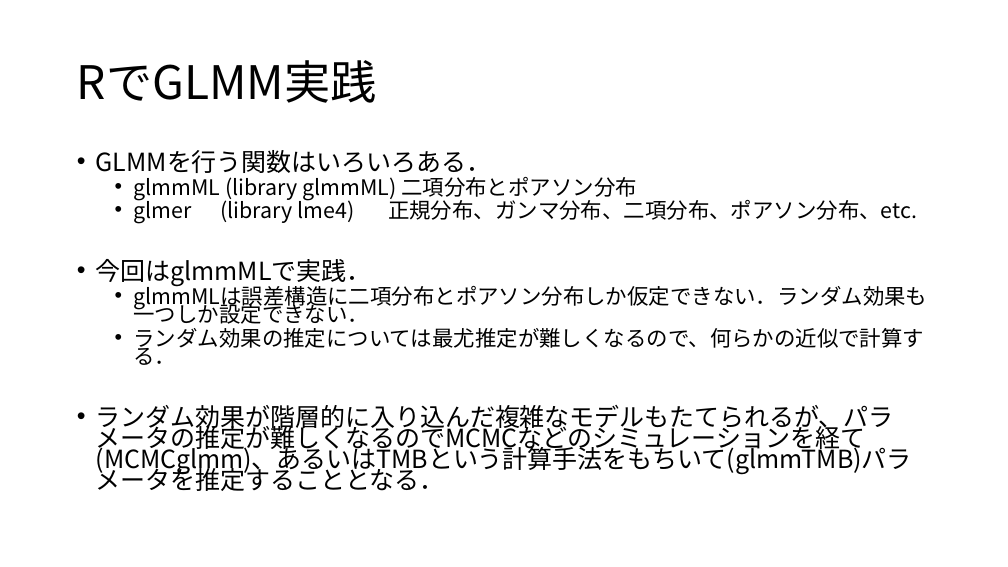
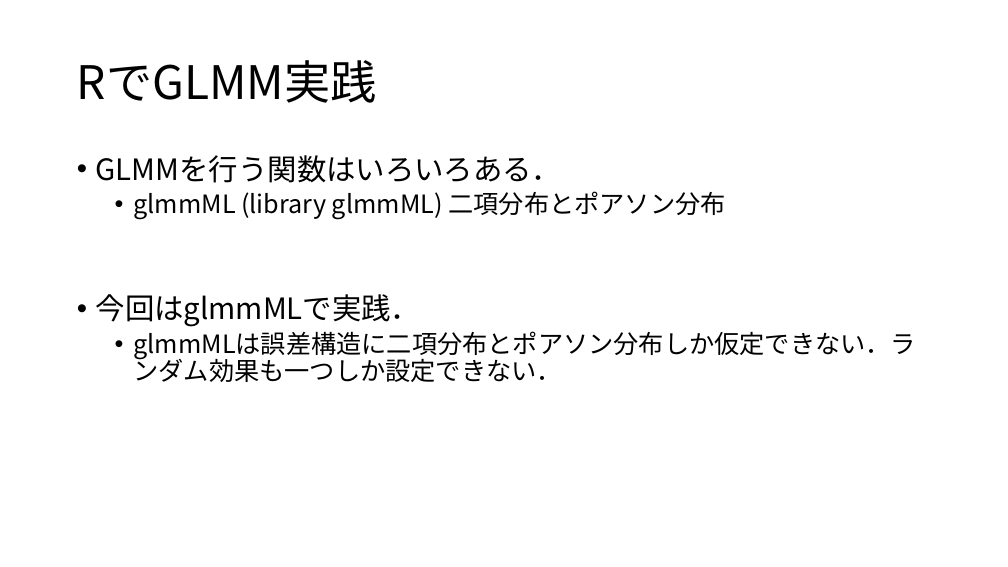
Before and after one commit to KoHMB/Shigen_kensyu_FRA, a slide deck: slide 5 of R/スライド/第30回.pptx. Drawn at 1008x567 pixels with LibreOffice and Linux fonts; fonts in the diff are those of the drawing. Boxes give left, top, right and bottom in pixels: in the first picture for what was removed or moved away, otherwise in the second. Text is boxed around its words. In the diff, an @@ line names an element or a change of style, - is before the commit and + after.

```diff
--- a/R/スライド/第30回.pptx
+++ b/R/スライド/第30回.pptx
@@ text "GLMMを行う関数はいろいろある．" at box(96, 155, 917, 382): size 23.8 to 28 pt in "GLMMを行う関数はいろいろある．", "今回はglmmMLで実践．"; size 20.4 to 24 pt in "glmmML (library glmmML) 二項分布とポアソン分布", "glmmMLは誤差構造に二項分布とポアソン分布しか仮定できない．ランダム効果も一つしか設定できない．"; line spacing 0.7 to 0.9 @@
@@ text at box(134, 197, 917, 224): paragraph removed @@
-  • glmer (library lme4) 正規分布、ガンマ分布、二項分布、ポアソン分布、etc.
@@ text at box(96, 328, 925, 491): paragraphs removed @@
-  • ランダム効果の推定については最尤推定が難しくなるので、何らかの近似で計算する．
-• ランダム効果が階層的に入り込んだ複雑なモデルもたてられるが、パラメータの推定が難しくなるのでMCMCなどのシミュレーションを経て(MCMCglmm)、あるいはTMBという計算手法をもちいて(glmmTMB)パラメータを推定することとなる．
```
Also in this commit, not shown: 1 other slide changed, 3 other files.
